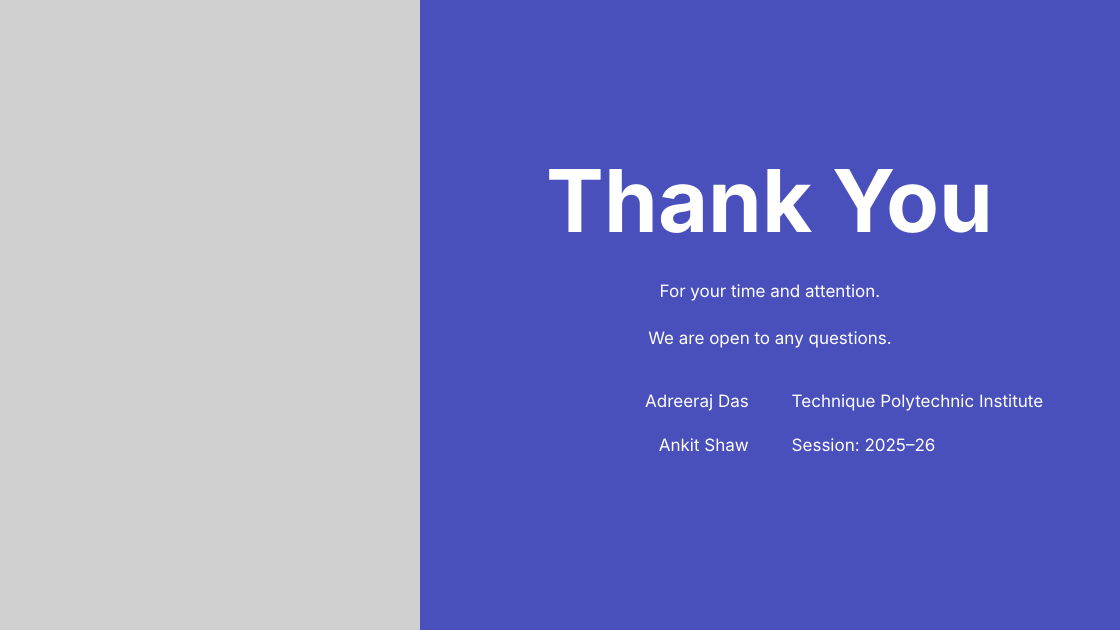
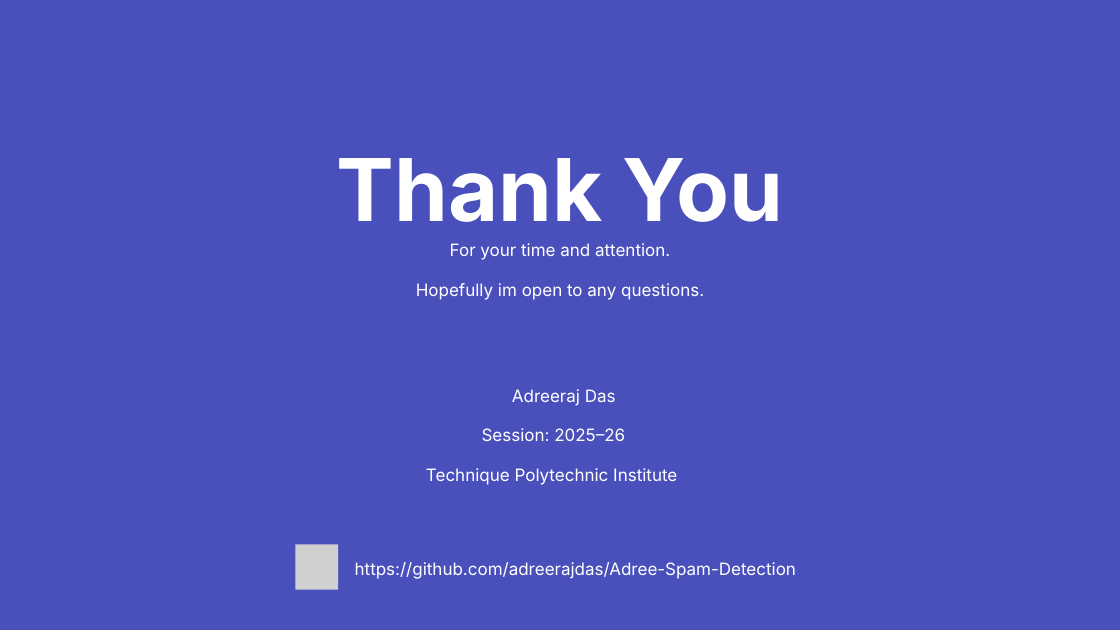
Before and after one commit to adreerajdas/Adree-Spam-Detection, a slide deck: slide 14 of frontend/public/documents/Spam_Detection_Presentation.pptx (slide 10 before the commit). Drawn at 1120x630 pixels with LibreOffice and Linux fonts; fonts in the diff are those of the drawing; grey boxes stand for pictures. Boxes give left, top, right and bottom in pixels: in the first picture for what was removed or moved away, otherwise in the second. Text is boxed around its words. In the diff, an @@ line names an element or a change of style, - is before the commit and + after.

```diff
--- a/frontend/public/documents/Spam_Detection_Presentation.pptx
+++ b/frontend/public/documents/Spam_Detection_Presentation.pptx
@@ freeform shape at <box>0,0,1120,630</box>: outline redrawn @@
@@ freeform shape removed at <box>0,0,1120,630</box> @@
@@ picture removed at <box>0,0,420,630</box> @@
@@ text "Thank You": place and size @@
-text "Thank You" at <box>546,169,994,233</box>
+text "Thank You" at <box>336,158,784,222</box>
@@ text "For your time and attention.": place and size @@
-text "For your time and attention." at <box>660,284,880,301</box>
+text "For your time and attention." at <box>450,243,670,260</box>
@@ text at <box>416,283,704,300</box>: text changed @@
-We are open to any questions.
+Hopefully im open to any questions.
@@ text "Adreeraj Das": place and size @@
-text "Adreeraj Das" at <box>645,394,749,411</box>
+text "Adreeraj Das" at <box>512,389,616,406</box>
@@ text "Session: 2025–26": place and size @@
-text "Session: 2025–26" at <box>792,438,936,451</box>
+text "Session: 2025–26" at <box>482,428,625,441</box>
@@ text removed at <box>659,438,748,451</box> @@
-Ankit Shaw
@@ text "Technique Polytechnic Institute": place and size @@
-text "Technique Polytechnic Institute" at <box>792,394,1043,411</box>
+text "Technique Polytechnic Institute" at <box>426,468,677,485</box>
@@ picture added at <box>296,544,338,590</box> @@
@@ text added at <box>355,562,796,579</box>, 21.9 pt, text #FFFFFF @@
+https://github.com/adreerajdas/Adree-Spam-Detection
```
Also in this commit, not shown: 5 other slides changed, 8 slides added, 4 slides removed.
